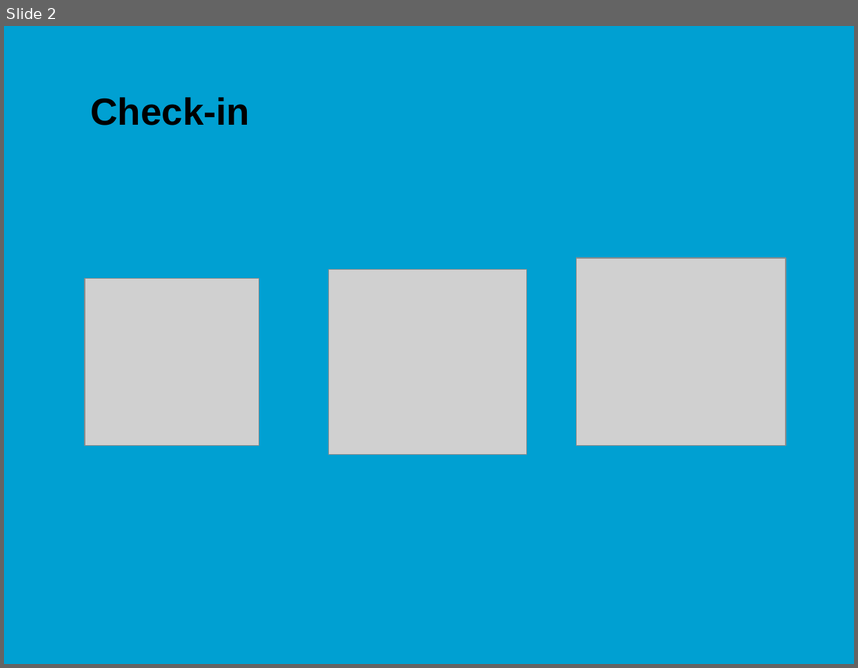
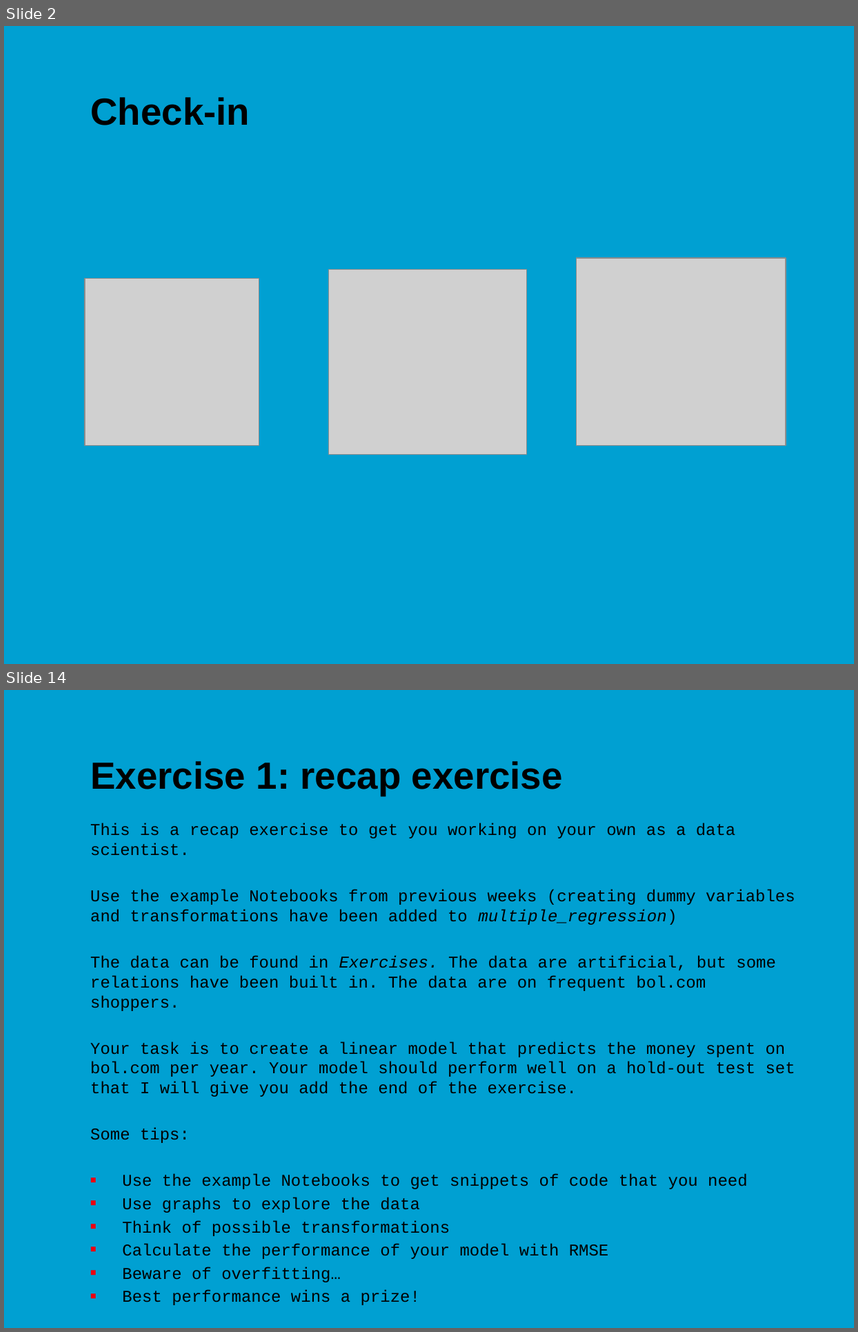
Before and after one commit to jonasmoons/data-driven-learning, a slide deck: slides/ddl-w6l1.pptx. Shown one above the other, each under a label of ours: slide 2 before the commit, slides 2 and 14 after it; the slides between them are not shown. The pictures are 858x668 and 858x1332 pixels, drawn with LibreOffice and Linux fonts; fonts in the diff are those of the drawing; grey boxes stand for pictures; background and template pictures are left out. Boxes give left, top, right and bottom in pixels: in the first picture for what was removed or moved away, otherwise in the second. Text is boxed around its words. In the diff, an @@ line names an element or a change of style, - is before the commit and + after.

```diff
--- a/slides/ddl-w6l1.pptx
+++ b/slides/ddl-w6l1.pptx
@@ slide 14 added at [4,690,854,1328], background picture (left out) @@
@@ title added at [90,761,563,795], 32 pt, text #000000, bold @@
+Exercise 1: recap exercise
@@ text added at [90,823,795,1305], 14 pt, text #000000 @@
+This is a recap exercise to get you working on your own as a data scientist.
+Use the example Notebooks from previous weeks (creating dummy variables and transformations have been added to multiple_regression)
+The data can be found in Exercises. The data are artificial, but some relations have been built in. The data are on frequent bol.com shoppers.
+Your task is to create a linear model that predicts the money spent on bol.com per year. Your model should perform well on a hold-out test set that I will give you add the end of the exercise.
+Some tips:
+■ Use the example Notebooks to get snippets of code that you need
+■ Use graphs to explore the data
+■ Think of possible transformations
+■ Calculate the performance of your model with RMSE
+■ Beware of overfitting…
+■ Best performance wins a prize!
```
Also in this commit, not shown: 5 slides changed, 21 other slides added, 11 slides removed, 7 other files.
